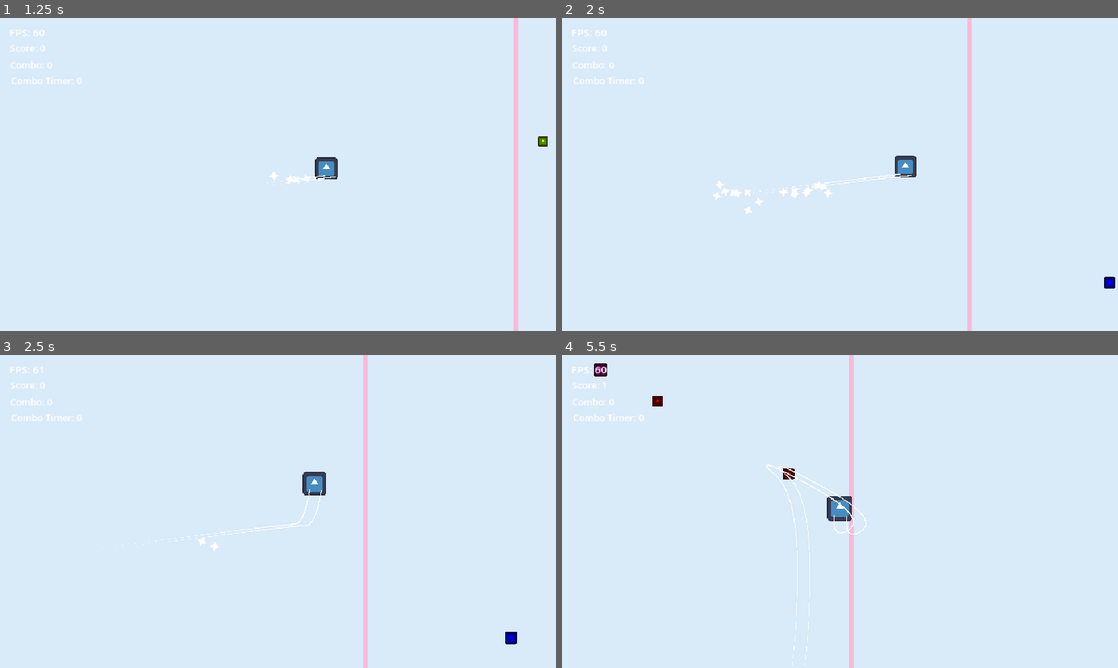
Above: before the commit, frames 1-4 (two rows, left to right).
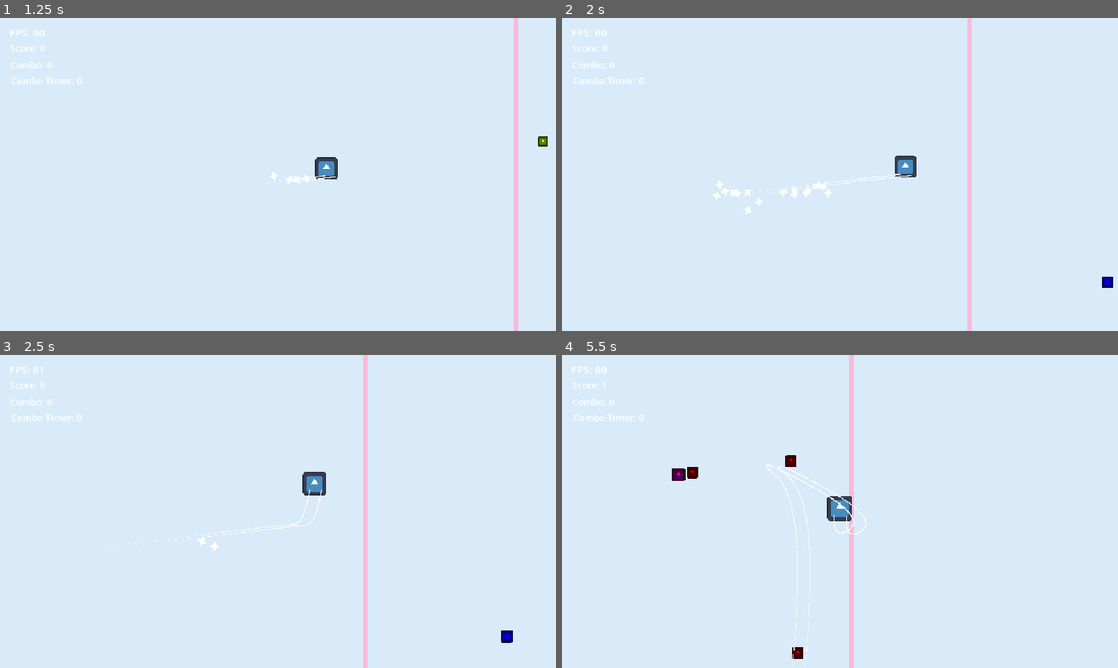
Above: after the commit, the same moments.

Repository: JLwuw/otter-jam
Game: Godot game, scene res://Scenes/gameplay_test.tscn
Same seed, same stepped clock (60 frames per second), same inputs: the game is played once before the commit and once after it. The engine's default icon, where the game draws it, is replaced by a stand-in: a white triangle on a blue panel in a dark square.
Inputs (mouse positions are in pixels of both pictures, inside the frame that each line leads up to):
- Up to frame 1 (1.25 s): tap Enter at 0.5 s; move the mouse to (400, 158) at 0.52 s; press the mouse at (400, 158) at 0.53 s
- Up to frame 2 (2 s): move the mouse to (728, 190) at 1.27 s; release the mouse at (728, 190) at 1.28 s; click (728, 190) at 1.35 s
- Up to frame 3 (2.5 s): move the mouse to (333, 442) at 2.02 s; press the mouse at (333, 442) at 2.03 s
- Up to frame 4 (5.5 s): move the mouse to (812, 574) at 2.77 s; release the mouse at (812, 574) at 2.78 s; click (812, 574) at 2.85 s; move the mouse to (1006, 558) at 3.52 s; press the mouse at (1006, 558) at 3.53 s; move the mouse to (673, 464) at 4.27 s; release the mouse at (673, 464) at 4.28 s; click (673, 464) at 4.35 s; move the mouse to (867, 511) at 5.02 s; press the mouse at (867, 511) at 5.03 s

Frame 1 is identical in both runs. In frame 2, less than 0.1% of the frame differs, in the area x 97-100%, y 82-87%; in frame 3, 0.1%; in frame 4, 0.5%, in the area x 5-44%, y 2-98%.

Commit message:
fix: update enemy class logic

Diff:
--- a/Scenes/rink.tscn
+++ b/Scenes/rink.tscn
@@ -1,5 +1,6 @@
 [gd_scene format=4 uid="uid://6samdck1tc8k"]
 
+[ext_resource type="Script" uid="uid://bhajtp66qfg7o" path="res://Scripts/rink.gd" id="1_jstyh"]
 [ext_resource type="Texture2D" uid="uid://dus3trwe2ohjj" path="res://Graphics/rink.png" id="1_l7tri"]
 
 [sub_resource type="TileSetAtlasSource" id="TileSetAtlasSource_jstyh"]
@@ -35,6 +36,7 @@
 sources/0 = SubResource("TileSetAtlasSource_jstyh")
 
 [node name="Rink" type="Node2D" unique_id=487660221]
+script = ExtResource("1_jstyh")
 
 [node name="TileMapLayer" type="TileMapLayer" parent="." unique_id=160244612]
 tile_map_data = PackedByteArray("AAAAAAAAAAABAAEAAAAAAAEAAAAAAAIAAAAAAAIAAAACAAIAAAAAAAMAAAAAAAEAAAAAAAQAAAAAAAEAAAAAAA …(110800 unchanged characters)…
--- a/Scripts/Enemies/enemy.gd
+++ b/Scripts/Enemies/enemy.gd
@@ -9,8 +9,6 @@
 
 var current_health: int = 3
 @onready var sprite: Sprite2D = $Sprite2D
-@onready var chase_component: ComponentPlayerChase = get_node_or_null("Player Chase Component")
-@onready var shoot_component: ComponentBasicShoot = get_node_or_null("Basic Shoot Component")
 @onready var collision_shape: CollisionShape2D = $CollisionShape2D
 @onready var screen_notifier: VisibleOnScreenNotifier2D = $VisibleOnScreenNotifier2D
 
@@ -36,14 +34,9 @@
 func _on_visible_on_screen_notifier_2d_screen_exited() -> void:
 	set_enemy_active(false)
 
+
 func set_enemy_active(is_active: bool) -> void:
 	sprite.visible = is_active
 
-	if chase_component != null:
-		chase_component.set_physics_process(is_active)
-
-	if shoot_component != null:
-		shoot_component.set_process(is_active)
-
 	if disable_collision_when_offscreen and collision_shape != null:
 		collision_shape.disabled = not is_active
--- a/Scripts/Enemies/enemy_slow_chaser.gd
+++ b/Scripts/Enemies/enemy_slow_chaser.gd
@@ -3,5 +3,8 @@
 
 func _ready() -> void:
 	super._ready()
-	var chase_component: ComponentPlayerChase = $"Player Chase Component"
+	var chase_component: ComponentPlayerChase = get_node_or_null("Player Chase Component")
 	chase_component.player = player
+
+func set_enemy_active(is_active: bool) -> void:
+	super.set_enemy_active(is_active)
--- a/Scripts/Enemies/enemy_slow_shooter.gd
+++ b/Scripts/Enemies/enemy_slow_shooter.gd
@@ -1,9 +1,20 @@
 class_name EnemySlowShooter
 extends Enemy
 
+var 	shoot_component: ComponentBasicShoot
+
 func _ready() -> void:
 	super._ready()
-	var chase_component: ComponentPlayerChase = $"Player Chase Component"
-	var shoot_component: ComponentBasicShoot = $"Basic Shoot Component"
+	var chase_component: ComponentPlayerChase = get_node_or_null("Player Chase Component")
+	shoot_component = get_node_or_null("Basic Shoot Component")
 	chase_component.player = player
 	shoot_component.player = player
+
+func set_enemy_active(is_active: bool) -> void:
+	super.set_enemy_active(is_active)
+
+	if shoot_component == null:
+		print("Shoot component not found on", name)
+		return
+
+	shoot_component.set_process(is_active)
--- /dev/null
+++ b/Scripts/rink.gd
@@ -0,0 +1,2 @@
+class_name Rink
+extends Node2D
Not shown, added: Scripts/rink.gd.uid
